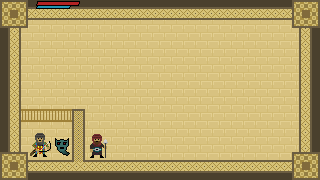
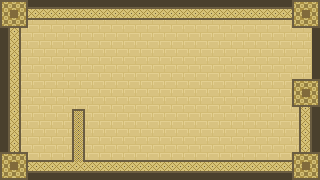
The second 320×180 image is a revision of the first. Changes to its layers:
hid "UI copy #1" over [36, 1, 80, 9]
hid "posessed cage door" over [21, 109, 72, 122]
hid "cage door #1" over [21, 109, 72, 122]
hid "Pasted Layer #3" over [30, 133, 51, 157]
hid "Pasted Layer #2" over [55, 138, 70, 156]
hid "Pasted Layer" over [90, 134, 108, 158]
painted on "Pasted Layer #1" over [292, 28, 320, 107]
